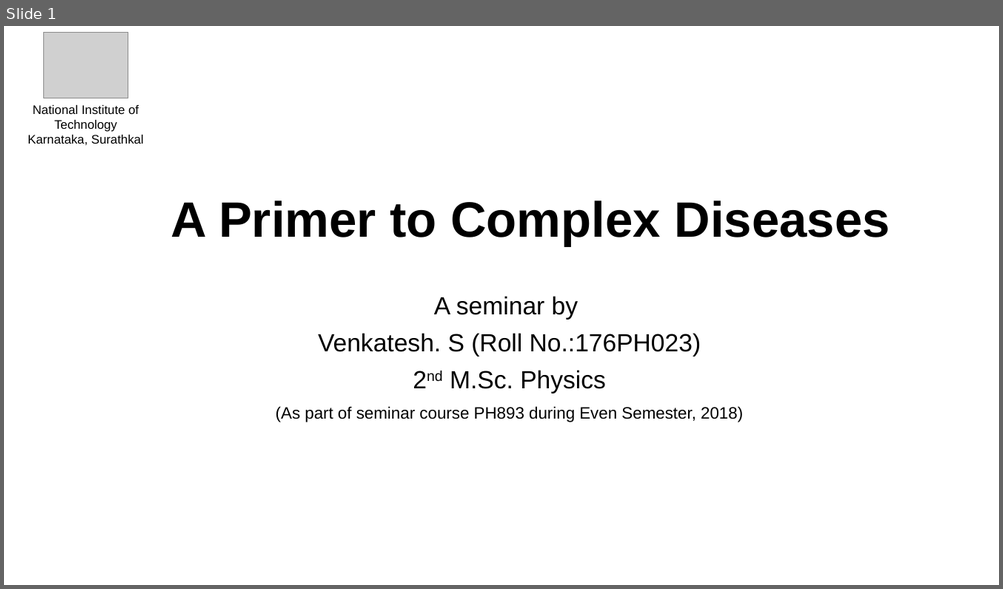
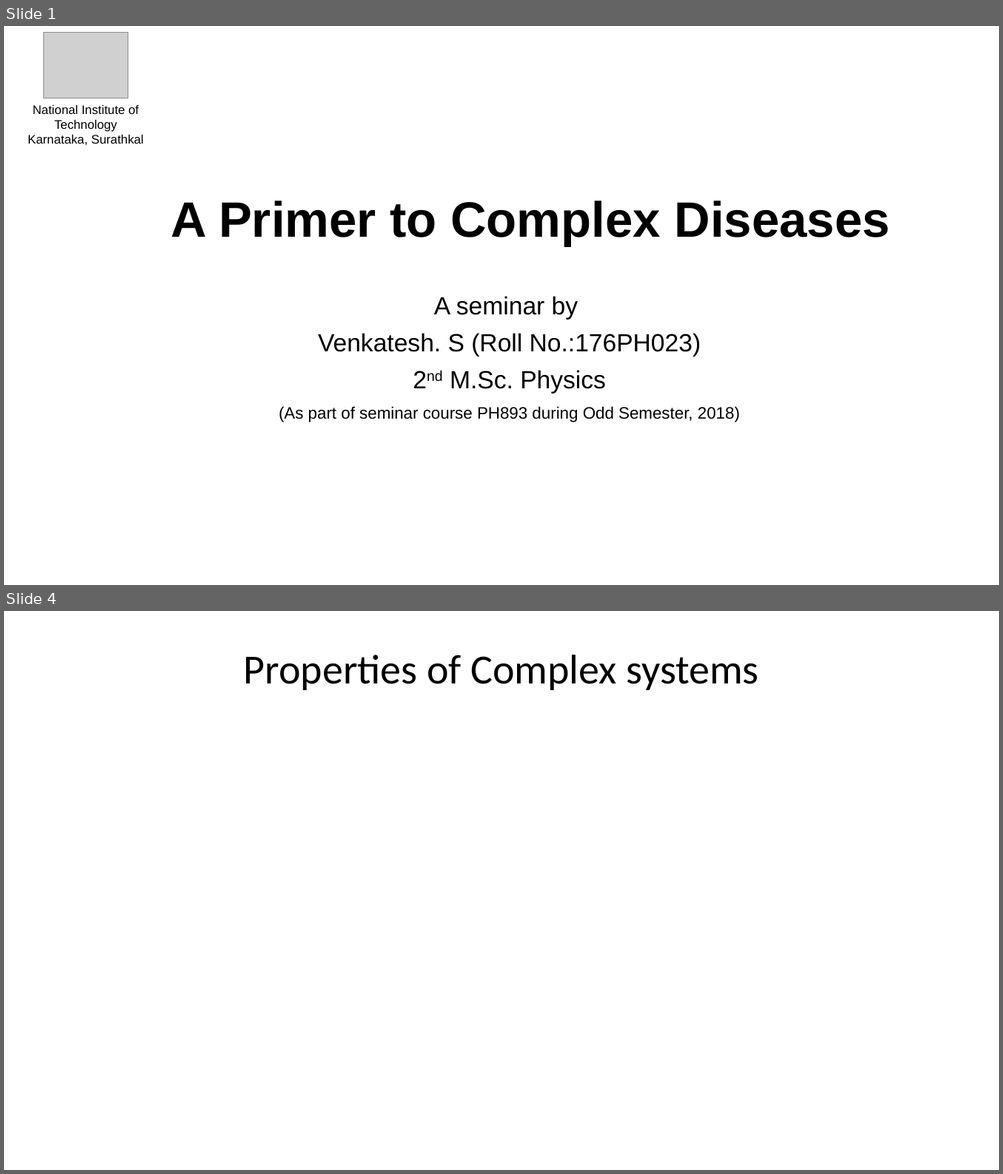
Before and after one commit to VenkiPhy6/seminar-thirdsem, a slide deck: A Primer to Complex Diseases.pptx. Shown one above the other, each under a label of ours: slide 1 before the commit, slides 1 and 4 after it; the slides between them are not shown. The pictures are 1003x589 and 1003x1174 pixels, drawn with LibreOffice and Linux fonts; fonts in the diff are those of the drawing; grey boxes stand for pictures. Boxes give left, top, right and bottom in pixels: in the first picture for what was removed or moved away, otherwise in the second. Text is boxed around its words. In the diff, an @@ line names an element or a change of style, - is before the commit and + after.

```diff
--- a/A Primer to Complex Diseases.pptx
+++ b/A Primer to Complex Diseases.pptx
@@ slide 4 added at [4,611,999,1170], background #FFFFFF @@
@@ text added at [244,655,759,690], 40 pt, text #000000 @@
+Properties of Complex systems
@@ slide 1 changed as well @@
@@ subtitle at [279,406,740,423]: text changed @@
-(As part of seminar course PH893 during Even Semester, 2018)
+(As part of seminar course PH893 during Odd Semester, 2018)
```
Also in this commit, not shown: 3 other slides added, 1 other file.
